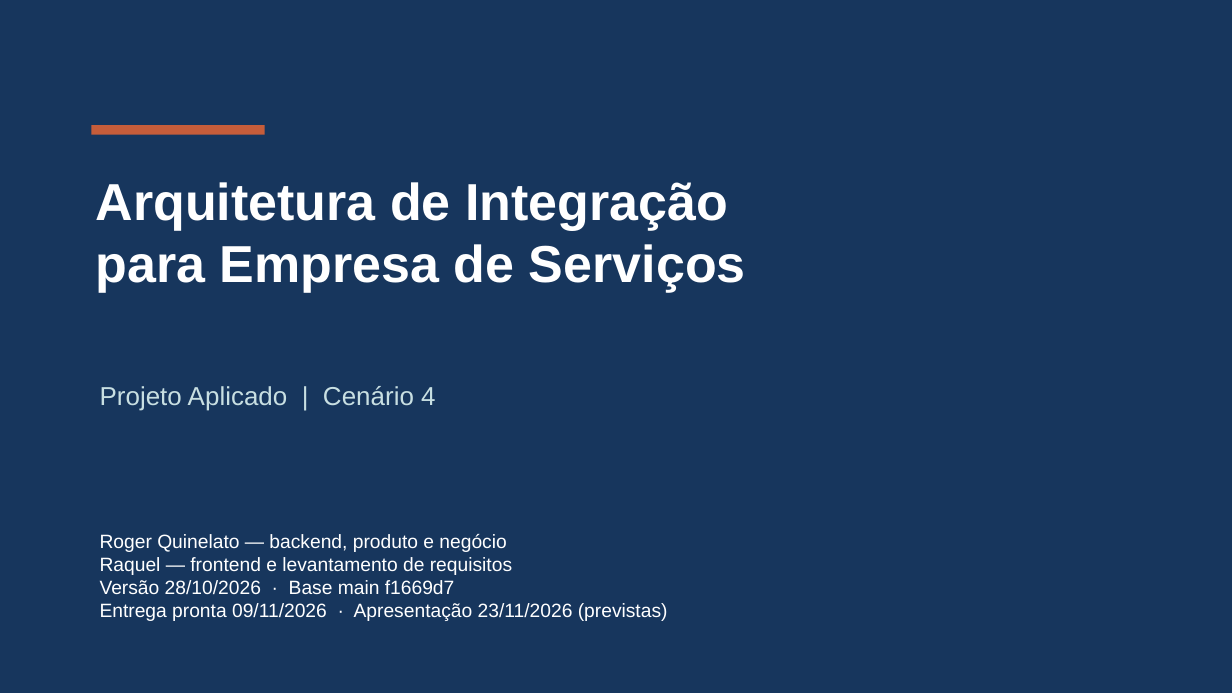
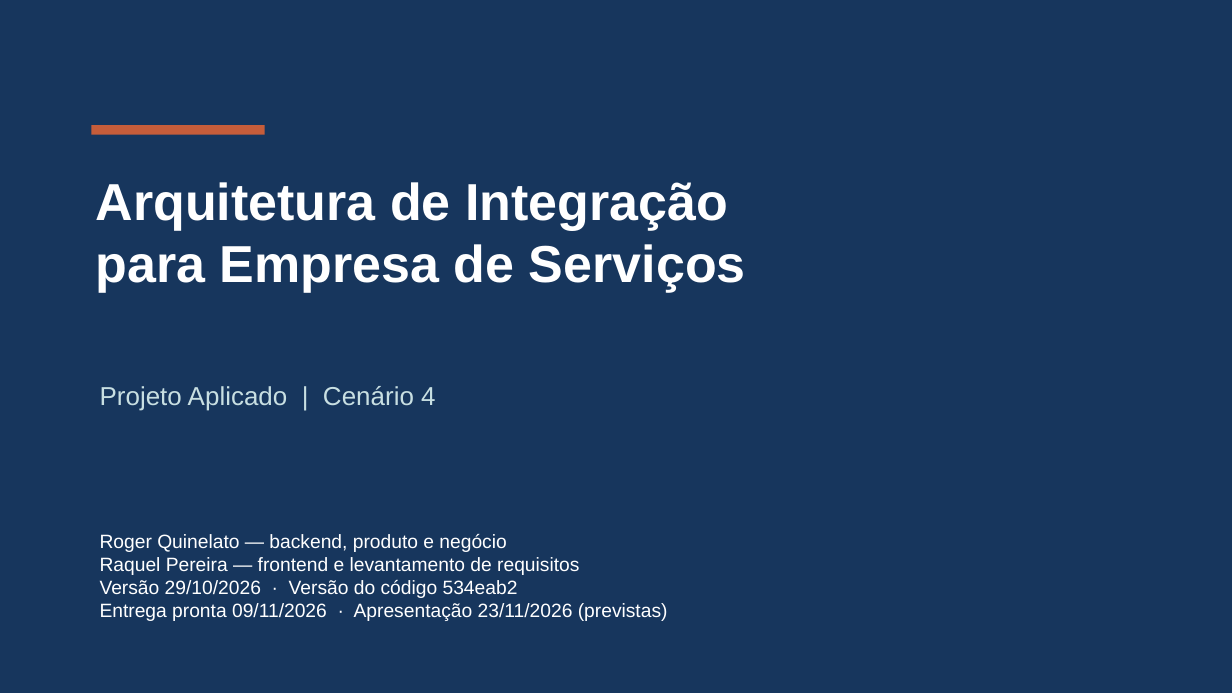
Before and after one commit to Roger-Quinelato/projetoAplicado7, a slide deck: slide 1 of output/Apresentacao_Cenario_4.pptx. Drawn at 1232x693 pixels with LibreOffice and Linux fonts; fonts in the diff are those of the drawing. Boxes give left, top, right and bottom in pixels: in the first picture for what was removed or moved away, otherwise in the second. Text is boxed around its words. In the diff, an @@ line names an element or a change of style, - is before the commit and + after.

Commit message:
docs: relatório e slides gerados a partir da evidência consolidada (etapa 6)
Os geradores passam a ler output/evidencias/evidencias.json (versão,
testes, p95, interface e CI), sem números transcritos à mão. Retirada a
publicação Supabase/Render (ADR-007), incluídos os agentes de revisão e
o relatório operacional, e corrigidas as referências (2026a-d; removida
a ARCHCORP 2026b, não citada). PDF com 20 páginas; 18 slides.

```diff
--- a/output/Apresentacao_Cenario_4.pptx
+++ b/output/Apresentacao_Cenario_4.pptx
@@ text at <box>100,557,579,598</box>: text changed @@
-Raquel — frontend e levantamento de requisitos
-Versão 28/10/2026 · Base main f1669d7
+Raquel Pereira — frontend e levantamento de requisitos
+Versão 29/10/2026 · Versão do código 534eab2
```
Also in this commit, not shown: 17 other slides changed, 4 other files.
